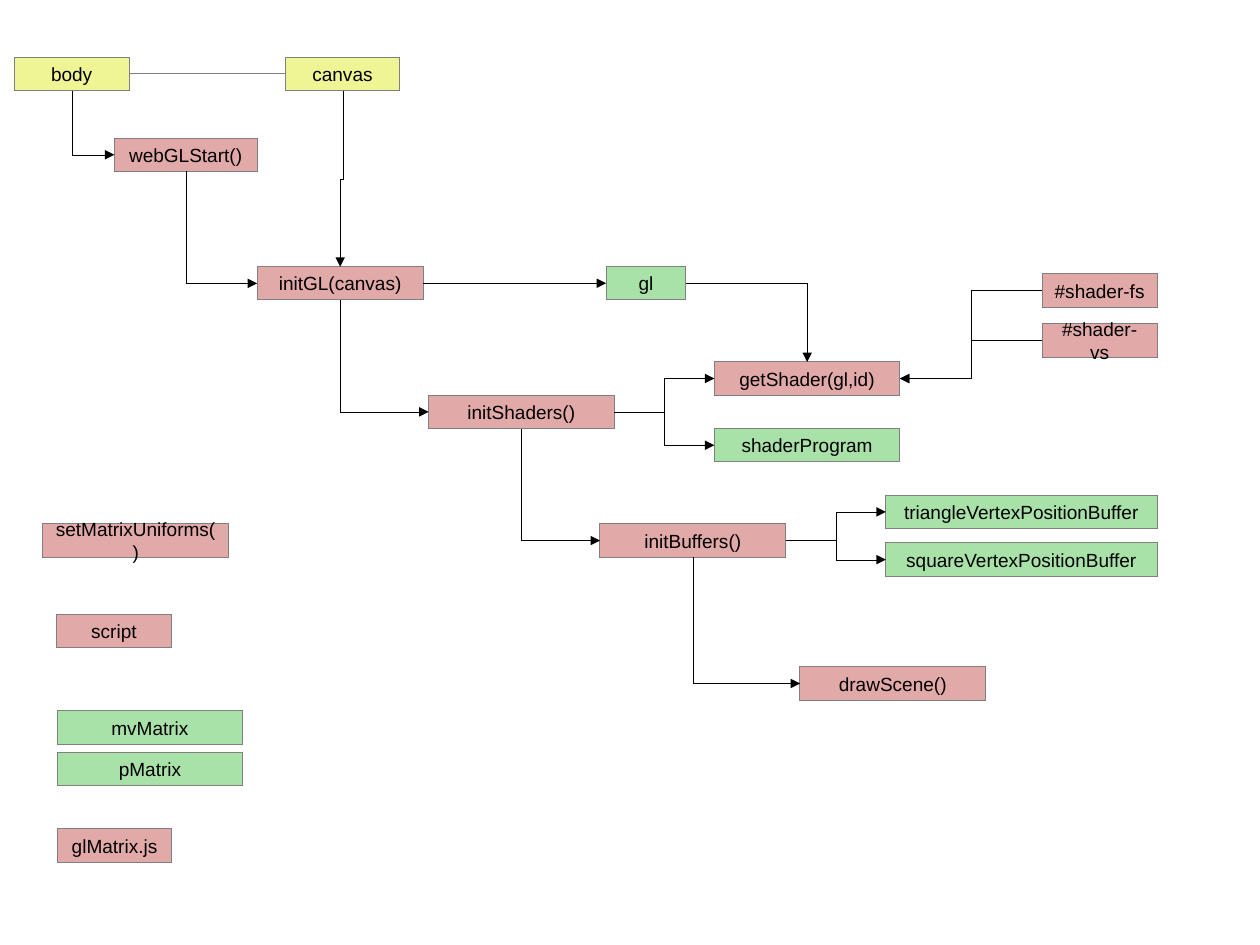
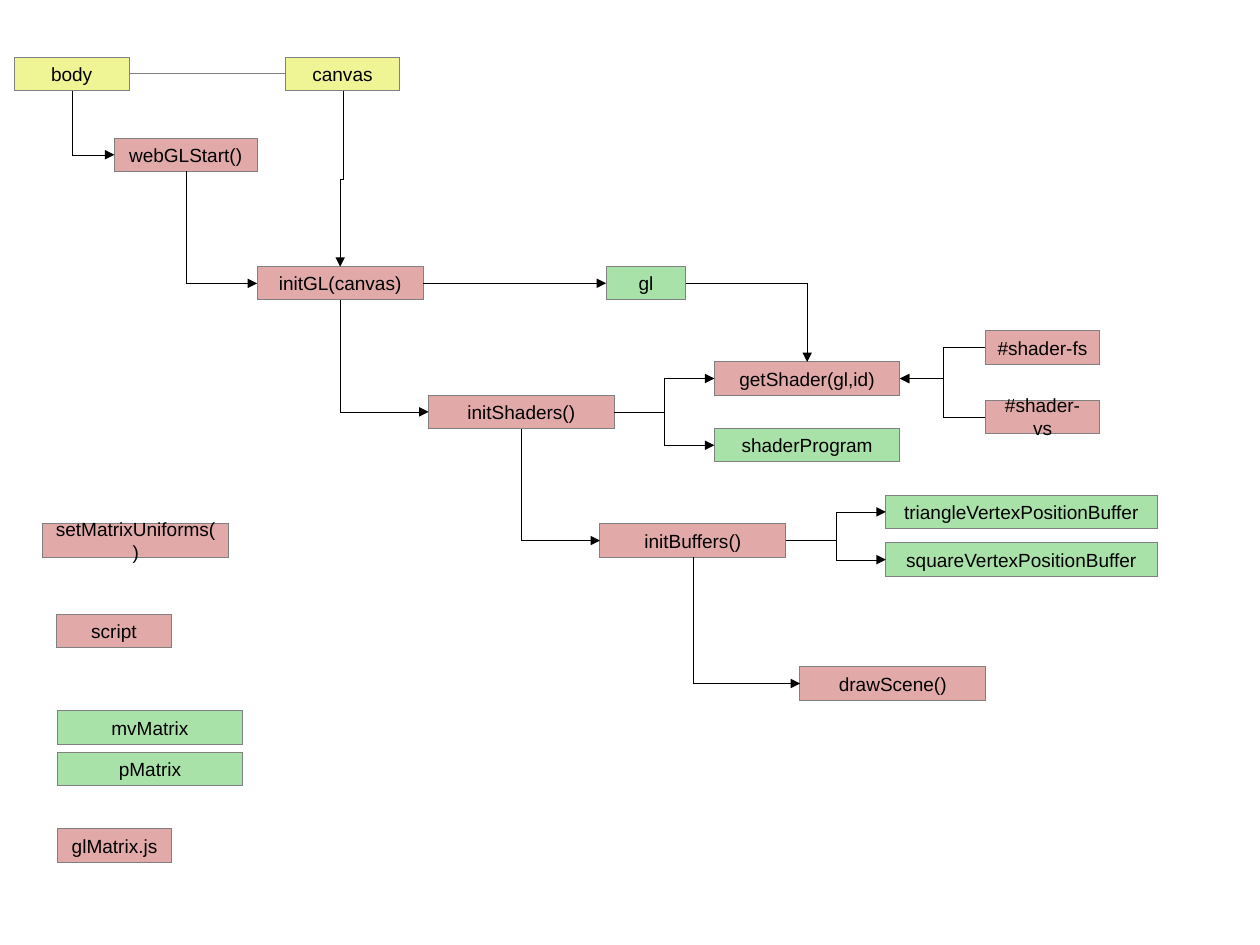
Before and after one commit to JamesLeB/Stout, a slide deck: slide 2 of Documents/3d.odp. Drawn at 1260x945 pixels with LibreOffice and Linux fonts; fonts in the diff are those of the drawing. Boxes give left, top, right and bottom in pixels: in the first picture for what was removed or moved away, otherwise in the second. Text is boxed around its words. In the diff, an @@ line names an element or a change of style, - is before the commit and + after.

```diff
--- a/Documents/3d.odp
+++ b/Documents/3d.odp
@@ elbow arrow moved from (1043, 290) - (900, 378) to (986, 348) - (900, 378) @@
@@ rectangle "#shader-fs": place and size @@
-rectangle "#shader-fs" at <box>1043,274,1158,308</box>
+rectangle "#shader-fs" at <box>986,332,1101,365</box>
@@ elbow arrow moved from (1043, 341) - (900, 378) to (986, 417) - (900, 378) @@
@@ rectangle "#shader-vs": place and size @@
-rectangle "#shader-vs" at <box>1043,324,1158,357</box>
+rectangle "#shader-vs" at <box>986,400,1101,433</box>
```
Also in this commit, not shown: 1 other file.
